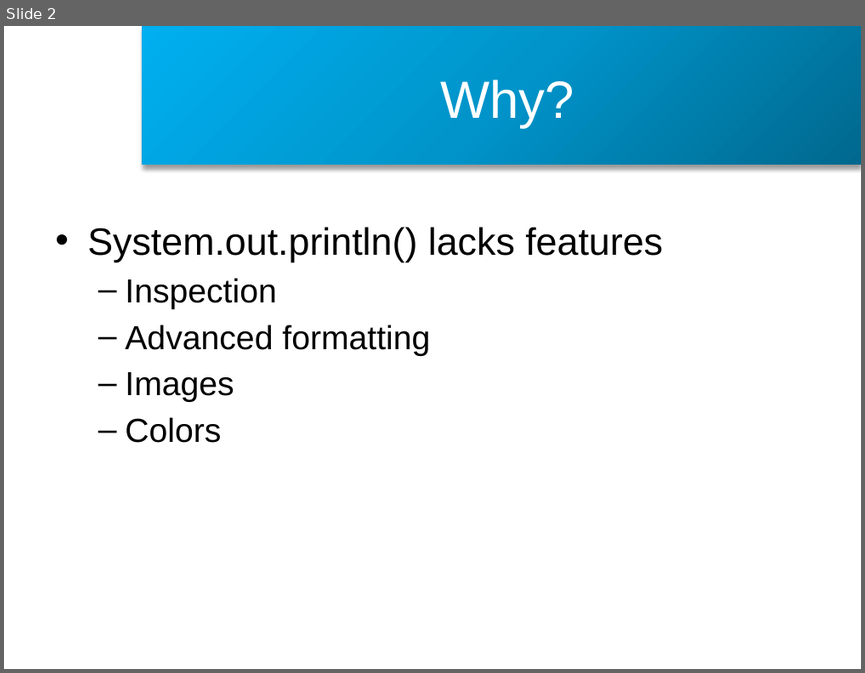
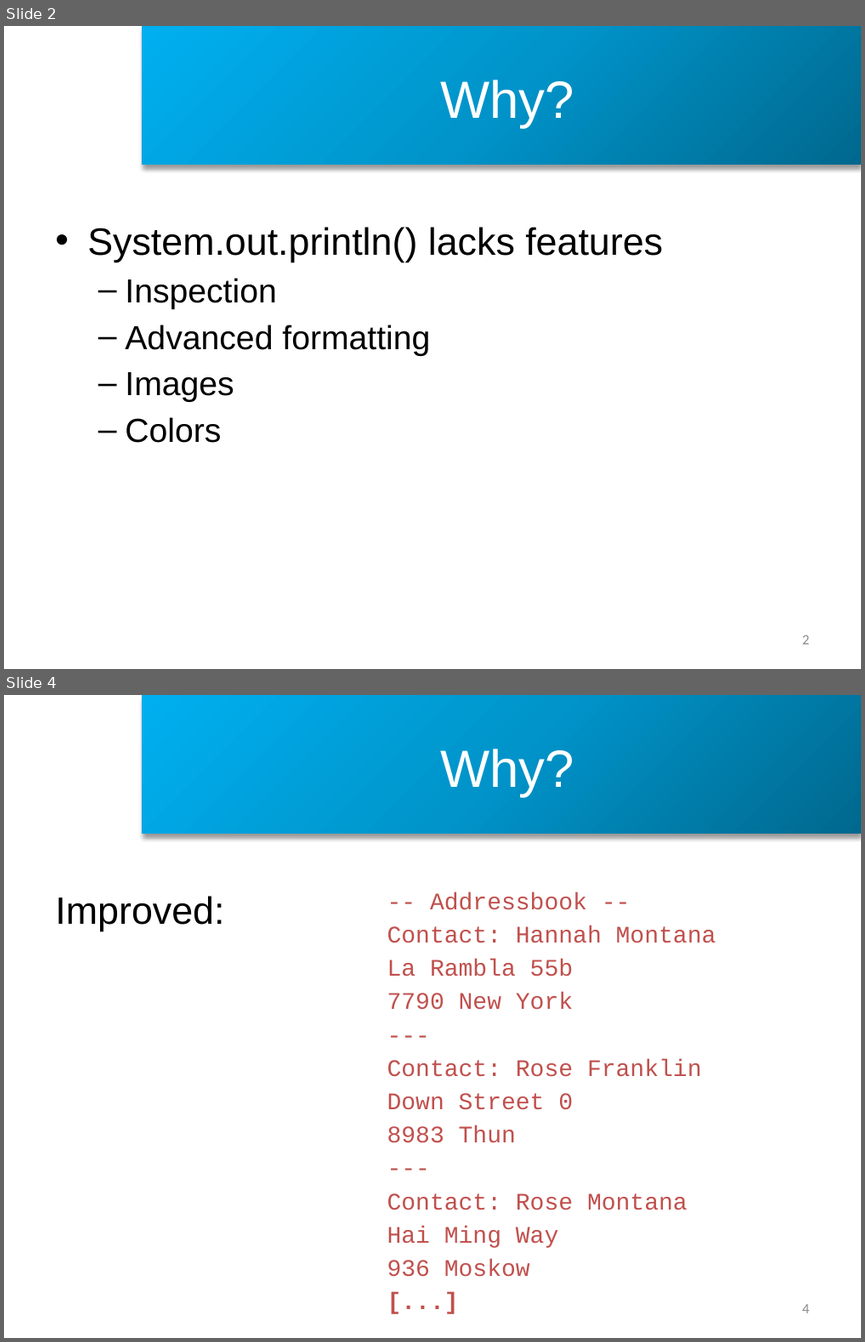
Before and after one commit to CedricReichenbach/DoodleDebug, a slide deck: presentations/Demo DoodleDebug Spring 2013.pptx. Shown one above the other, each under a label of ours: slide 2 before the commit, slides 2 and 4 after it; the slides between them are not shown. The pictures are 865x673 and 865x1342 pixels, drawn with LibreOffice and Linux fonts; fonts in the diff are those of the drawing; background and template pictures are left out. Boxes give left, top, right and bottom in pixels: in the first picture for what was removed or moved away, otherwise in the second. Text is boxed around its words. In the diff, an @@ line names an element or a change of style, - is before the commit and + after.

```diff
--- a/presentations/Demo DoodleDebug Spring 2013.pptx
+++ b/presentations/Demo DoodleDebug Spring 2013.pptx
@@ slide 4 added at (x1=4, y1=695, x2=861, y2=1338), background #FFFFFF; not listed: 1 template element that a slide beside it also shows @@
@@ title added at (x1=440, y1=749, x2=574, y2=797), 44 pt, text #FFFFFF @@
+Why?
@@ text added at (x1=55, y1=896, x2=224, y2=931), 32 pt, text #000000 @@
+Improved:
@@ text added at (x1=387, y1=892, x2=716, y2=1276), 20 pt, text #C0504D @@
+-- Addressbook --
+Contact: Hannah Montana
+La Rambla 55b
+7790 New York
+---
+Contact: Rose Franklin
+Down Street 0
+8983 Thun
+---
+Contact: Rose Montana
+Hai Ming Way
+936 Moskow
+[...]
@@ page number added at (x1=802, y1=1304, x2=809, y2=1313), 12 pt, text #8C8C8C @@
+4
@@ slide 2 changed as well @@
@@ page number added at (x1=802, y1=635, x2=809, y2=644), 12 pt, text #8C8C8C @@
+2
```
Also in this commit, not shown: 12 other slides changed, 3 other slides added, 5 slides removed, 28 other files.
